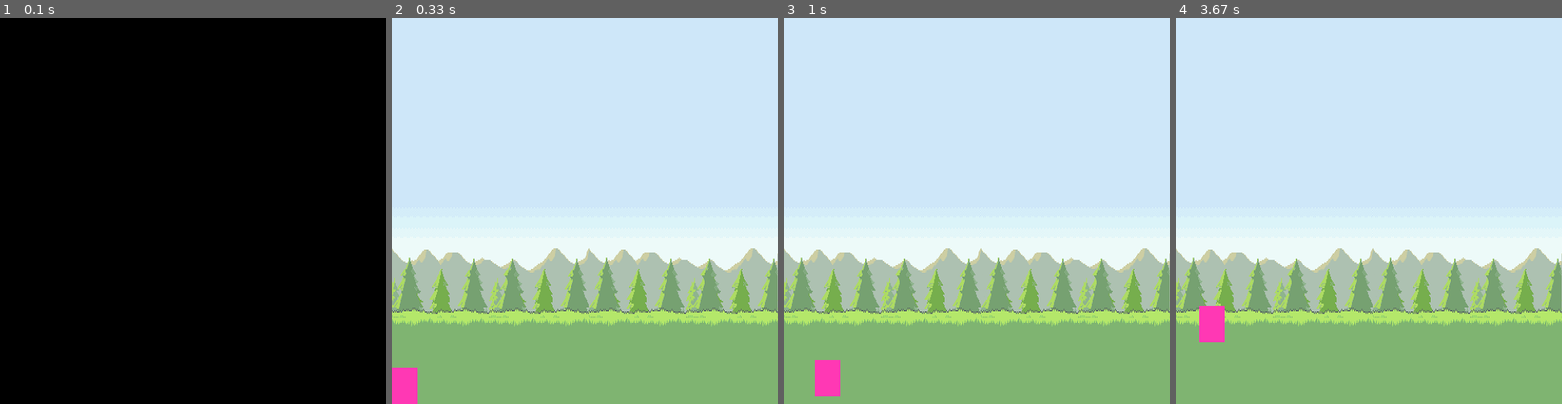
Above: before the commit, frames 1-4 (left to right).
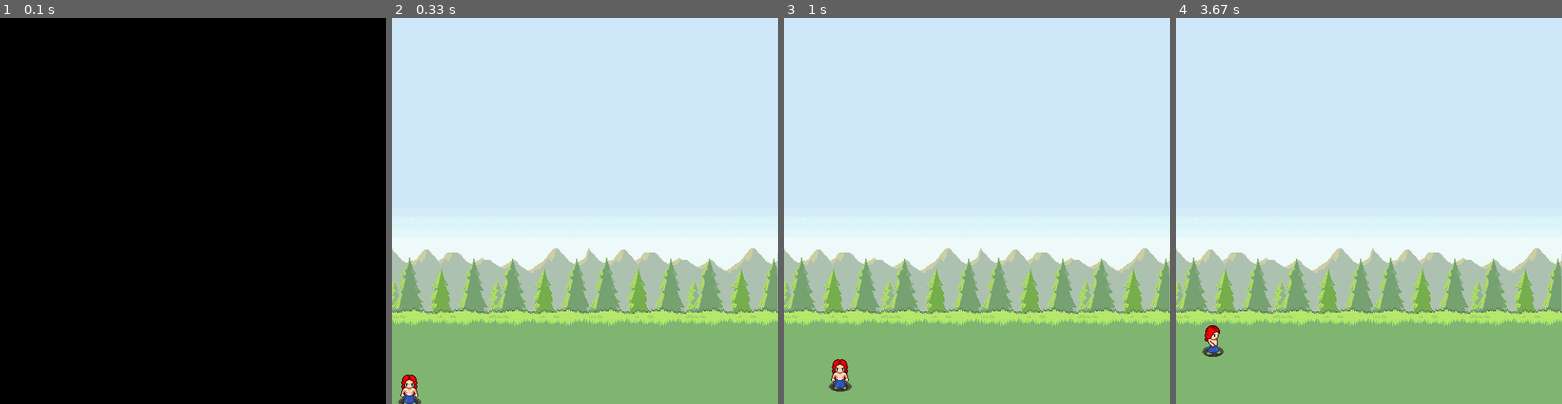
Above: after the commit, the same moments.

Repository: smellslikegithub/pyGameSimpleGame
Game: pygame game, started from Core/Main.py
Two runs of this game, one before a commit and one after it. Both use one fixed random seed, a clock stepped at 60 frames per second and the inputs below.
Inputs:
- Up to frame 1 (0.1 s): no input
- Up to frame 2 (0.33 s): no input
- Up to frame 3 (1 s): hold Right 0.33-0.8 s; hold Up from 0.83 s (still down); tap Space at 0.9 s
- Up to frame 4 (3.67 s): release Up at 1.13 s; hold Right 1.17-1.63 s; tap Space at 1.23, 1.73, 2.03, 2.3, 2.63, 3.47 s; hold Left 1.67-2.2 s; hold Down 2.23-2.53 s; hold Left 2.57-2.97 s; hold Right from 3.4 s (still down)

Frame 1 is identical in both runs. In frame 2, 0.6% of the frame differs, in the area x 0-8%, y 90-100%; in frame 3, 0.8%, in the area x 8-18%, y 88-98%; in frame 4, 0.8%.

Commit message:
implemented main character walk, fixed standing still image problem

Diff:
--- a/Core/Main.py
+++ b/Core/Main.py
@@ -14,6 +14,8 @@
 walkCount = 0
 left = False
 right = True
+clock = pygame.time.Clock()
+
 background = pygame.image.load('playerPackage/images/Background/treeBg.png')
 
 
@@ -38,17 +40,23 @@
 
 
 def move_player(player, speed):
-    global walkCount
+    global walkCount, left, right
     pressed_key = pygame.key.get_pressed()
 
     if pressed_key[pygame.K_LEFT] and player.x_position > 0:
+        left = True
+        right = False
         player.set_x_position -= speed
 
-    if pressed_key[pygame.K_RIGHT] and player.x_position < displaySize[0] - player.width - padding:
+    elif pressed_key[pygame.K_RIGHT] and player.x_position < displaySize[0] - player.width - padding:
+        left = False
+        right = True
         player.set_x_position += speed
-        walkCount+=1
-
-
+        walkCount += 1
+    else:
+        left = False
+        right = False
+        walkCount = 0
 
     if not player.is_jump:
         if pressed_key[pygame.K_UP] and player.y_position > 0:  # y decreases as player moves up
@@ -64,11 +72,25 @@
 
 
 def redraw_game_screen(screen, current_stage, player):
+    global walkCount, left, right
     if player.get__current_stage() == 0:
         screen.blit(background, (0, 0))  # redraws the background
 
-    pygame.draw.rect(screen, (255, 56, 180), (
-        player.x_position, player.y_position, player.width, player.height))  # surface, color, rect, width
+    if walkCount + 1 >= 27:
+        walkCount = 0
+    if left:
+        print("Here")
+        list_left = player.get__walk_animation_left()
+        screen.blit(list_left[walkCount // 3], (player.x_position, player.y_position))
+        walkCount += 1
+    elif right:
+        list_right = player.get__walk_animation_right()
+        screen.blit(list_right[walkCount // 3],( player.x_position, player.y_position))
+        walkCount += 1
+    else:
+        screen.blit((player.get__standing_animation()), (player.x_position, player.y_position))
+    # pygame.draw.rect(screen, (255, 56, 180), (
+    # player.x_position, player.y_position, player.width, player.height))  # surface, color, rect, width
 
     print(player.print_position())
     pygame.display.update()
@@ -77,7 +99,7 @@
 def main():
     # player_1 = Player(0,453, 33, 47)
     player_2 = Player(200, 100, 50, 60)
-
+    global clock
     player_1 = MainCharacter()
     player_1.set__current_stage(0)
 
@@ -88,6 +110,7 @@
     gameIsRunning = True
 
     while gameIsRunning:
+        clock.tick(27)
         delay(100)
         process_pygame_event(player_1)
         move_player(player_1, speed)
--- a/Core/PlayerPackage/MainCharacter.py
+++ b/Core/PlayerPackage/MainCharacter.py
@@ -5,12 +5,14 @@
 
 class MainCharacter(Player):
     _image_library = ['playerPackage/images/MainCharacterWalk/',
-                      'playerPackage/images/MainCharacterWalk/walkLeft/']
+                      'playerPackage/images/MainCharacterWalk/walkLeft/',
+                      'playerPackage/images/MainCharacterWalk/standing/'
+                      ]
 
     def __init__(self):
 
         super().__init__(0, 453, 33, 47) #calling the parent classes constructor
-        self._walk_animation_left = [
+        self._walk_animation_right = [
             pygame.image.load(self._image_library[0] + 'w1.png'),
             pygame.image.load(self._image_library[0] + 'w2.png'),
             pygame.image.load(self._image_library[0] + 'w3.png'),
@@ -21,7 +23,7 @@
             pygame.image.load(self._image_library[0] + 'w8.png'),
             pygame.image.load(self._image_library[0] + 'w9.png')
         ]
-        self._walk_animation_right = [
+        self._walk_animation_left = [
             pygame.image.load(self._image_library[1] + 'walkLeft1.png'),
             pygame.image.load(self._image_library[1] + 'walkLeft2.png'),
             pygame.image.load(self._image_library[1] + 'walkLeft3.png'),
@@ -32,6 +34,8 @@
             pygame.image.load(self._image_library[1] + 'walkLeft8.png'),
             pygame.image.load(self._image_library[1] + 'walkLeft9.png')
         ]
+
+        self._standing_animation = pygame.image.load(self._image_library[2] + 'standing.png')
         self.__current_stage = 0
 
     def set__current_stage(self, current_stage):
@@ -39,3 +43,12 @@
 
     def get__current_stage(self):
         return self.__current_stage
+
+    def get__walk_animation_left(self):
+        return self._walk_animation_left
+
+    def get__walk_animation_right(self):
+        return self._walk_animation_right
+
+    def get__standing_animation(self):
+        return self._standing_animation
Binary file added: Core/PlayerPackage/images/MainCharacterWalk/standing/standing.png
